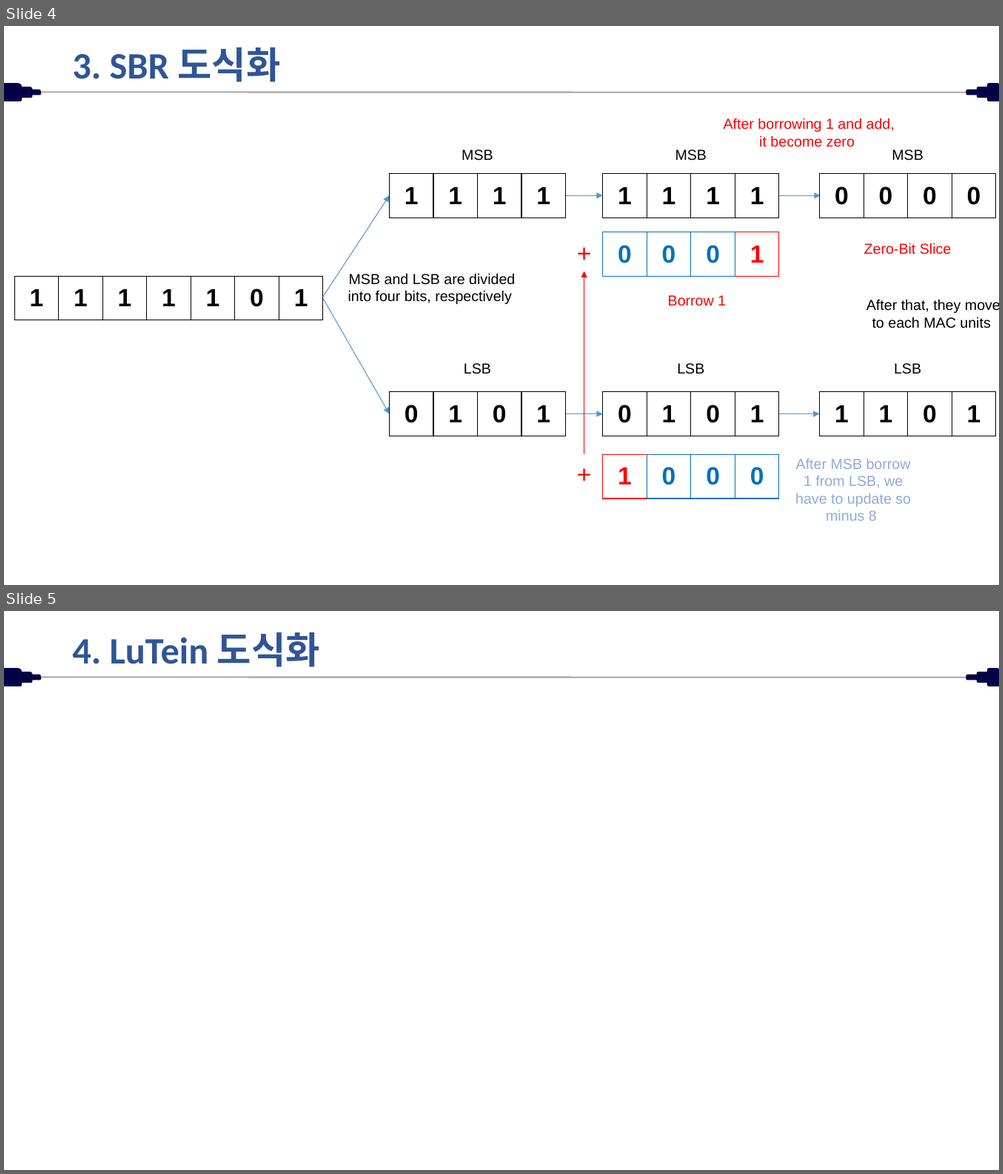
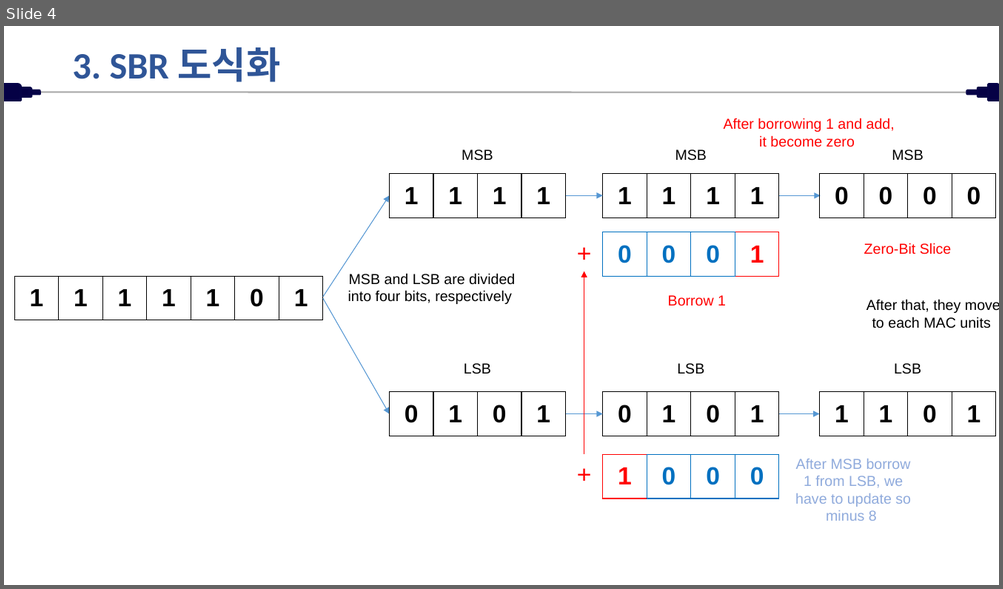
Before and after one commit to chltjddn43/chltjddn43.github.io, a slide deck: assets/files/26.04.13.세미나.pptx. Shown one above the other, each under a label of ours: slides 4 and 5 before the commit, slide 4 after it. The pictures are 1003x1174 and 1003x589 pixels, drawn with LibreOffice and Linux fonts; fonts in the diff are those of the drawing. Boxes give left, top, right and bottom in pixels: in the first picture for what was removed or moved away, otherwise in the second. Text is boxed around its words. In the diff, an @@ line names an element or a change of style, - is before the commit and + after.

```diff
--- a/assets/files/26.04.13.세미나.pptx
+++ b/assets/files/26.04.13.세미나.pptx
@@ slide 5 removed at [4, 611, 999, 1170], background #FFFFFF; not listed: 7 template elements that a slide beside it also shows @@
@@ title removed at [72, 632, 320, 667] @@
-4. LuTein 도식화
```
Also in this commit, not shown: 2 slides changed, 12 other files.
